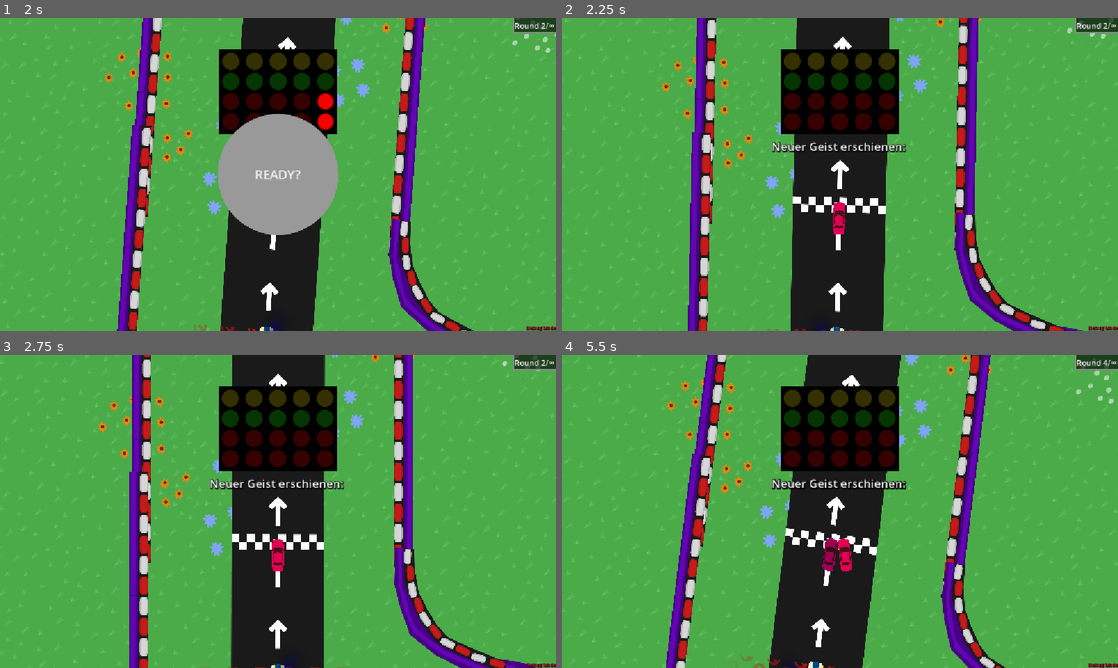
Above: before the commit, frames 1-4 (two rows, left to right).
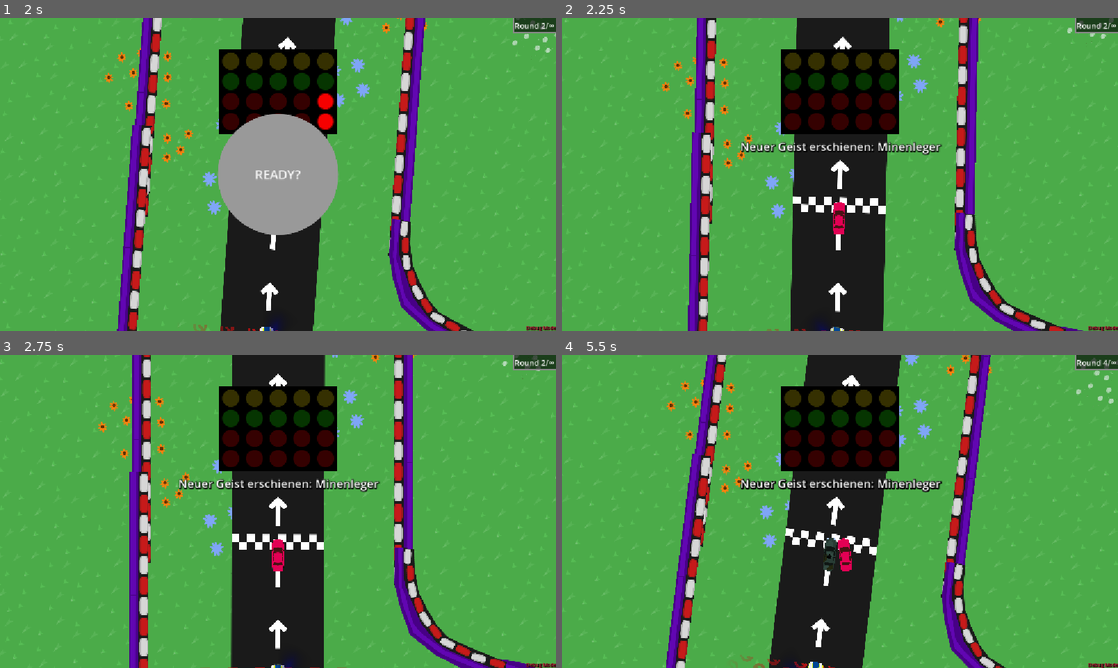
Above: after the commit, the same moments.

Repository: KIT-GameJam/dattel-jam
Game: Godot game, scene res://core/game_manager.tscn
The game is run twice, just before and just after one commit, with the same random seed, the same clock (stepped at 60 frames per second) and the same inputs. Sound files missing from this copy of the repository are replaced by a short silence.
Inputs (mouse positions are in pixels of both pictures, inside the frame that each line leads up to):
- Up to frame 1 (2 s): click "READY?" at 0.5 s; move the mouse to (400, 158) at 1.27 s; hold D (right) from 1.28 s (still down); tap Space (temp_reach_goal) at 1.35 s
- Up to frame 2 (2.25 s): release D (right) at 2 s; click "READY?" at 2 s
- Up to frame 3 (2.75 s): no input
- Up to frame 4 (5.5 s): move the mouse to (728, 527) at 2.77 s; hold S (down) 2.78-3.53 s; tap Space (temp_reach_goal) every 0.75 s from 2.85 to 5.1 s; move the mouse to (895, 442) at 3.52 s; hold D (right) 3.53-5.03 s; move the mouse to (812, 574) at 4.27 s; move the mouse to (1006, 558) at 5.02 s; hold A (left) from 5.03 s (still down)

Frame 1 is identical in both runs. In frame 2, 0.9% of the frame differs, in the area x 32-69%, y 11-69%; in frame 3, 0.9%; in frame 4, 1.1%, in the area x 32-69%, y 11-70%.

Commit message:
Enable minenleger

Diff:
--- a/core/minen_leger.tscn
+++ b/core/minen_leger.tscn
@@ -19,6 +19,7 @@
 texture = ExtResource("2_qminj")
 
 [node name="MinenTimer" type="Timer" parent="." index="3" unique_id=1583005482]
+wait_time = 3.5
 autostart = true
 
 [connection signal="timeout" from="MinenTimer" to="." method="_on_minen_timer_timeout"]
--- a/game.gd
+++ b/game.gd
@@ -22,7 +22,7 @@
 var traffic_light_ui: Node
 const player_scene: PackedScene = preload("res://core/player_car.tscn")
 const ghost_car_scenes: Array[PackedScene] = [
-	preload("res://core/ghost_car.tscn"),
+	preload("res://core/minen_leger.tscn"),
 ]
 var player: HistoryObject
 var cars: Array [HistoryObject] = []
